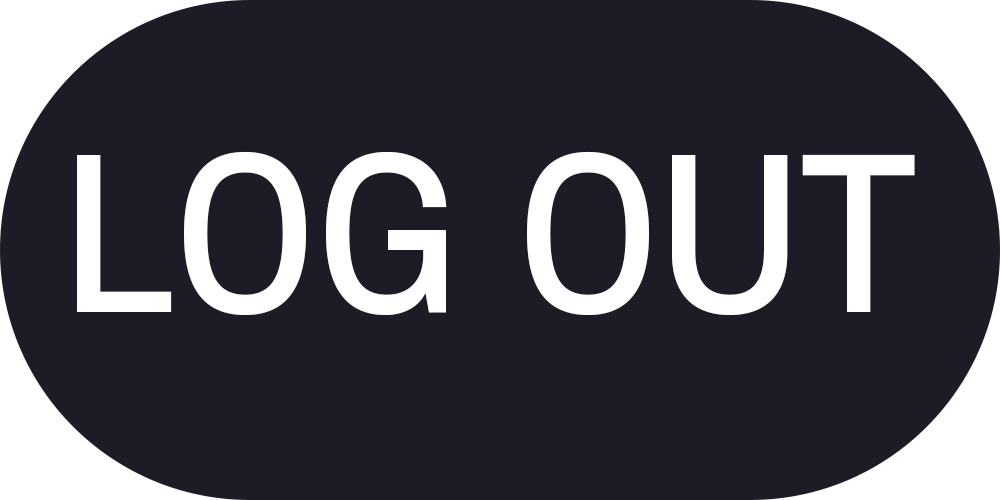
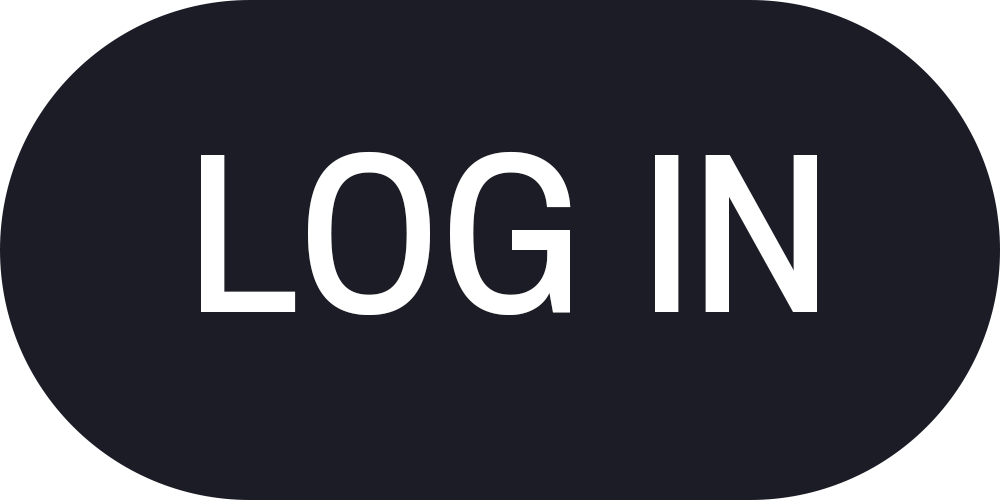
The second 1000x500 image is a revision of the first. Changes to its layers:
renamed "LOG OUT" to "LOG IN", painted on it over left=77, top=151, right=915, bottom=315
